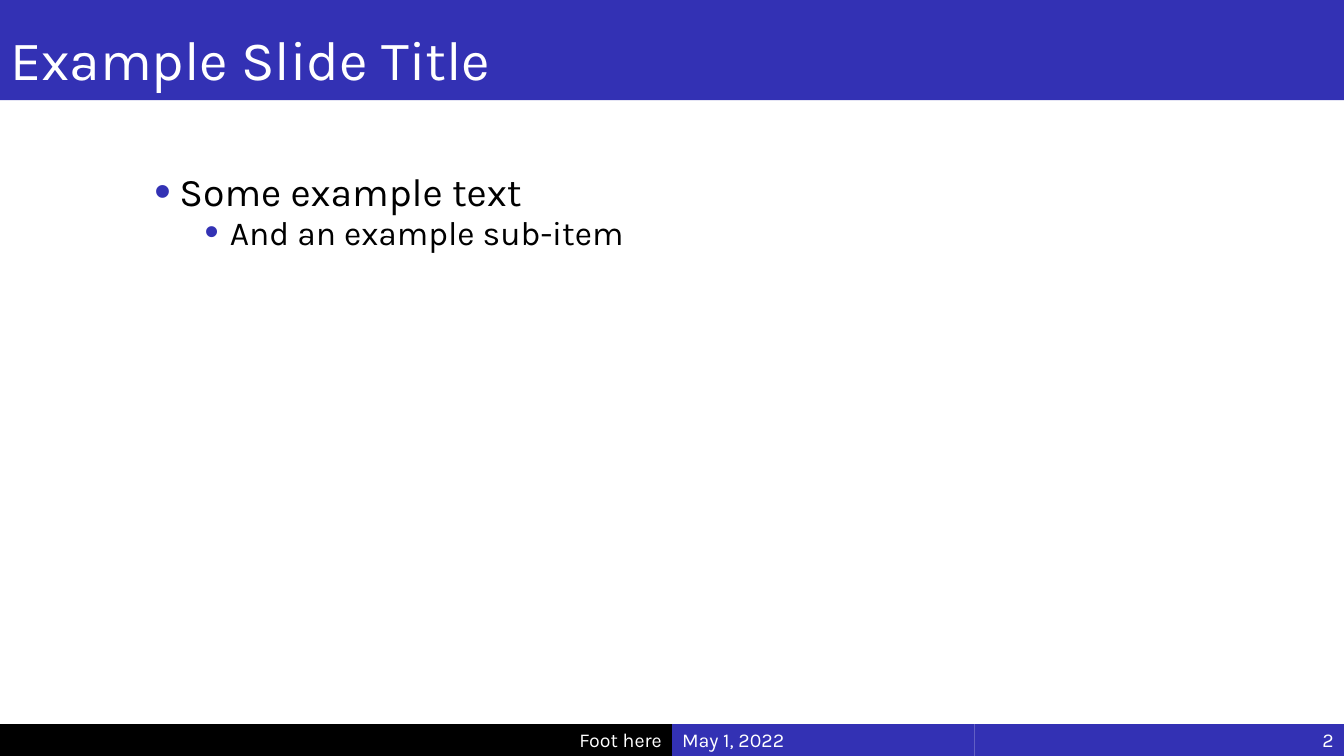
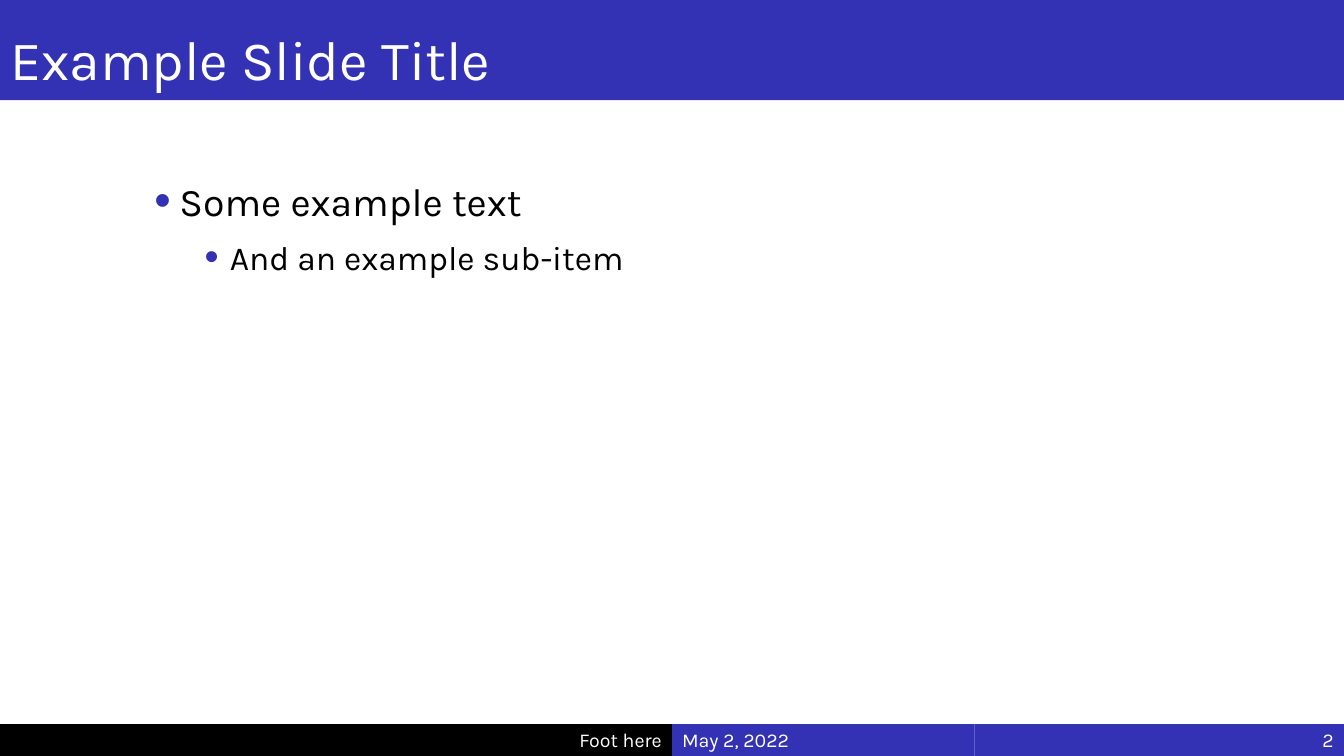
Before and after one commit to sbryngelson/Fake-Beamer, a slide deck: slide 2 of example.pptx. Drawn at 1344x756 pixels with LibreOffice and Linux fonts; fonts in the diff are those of the drawing; background and template pictures are left out. Boxes give left, top, right and bottom in pixels: in the first picture for what was removed or moved away, otherwise in the second. Text is boxed around its words. In the diff, an @@ line names an element or a change of style, - is before the commit and + after.

```diff
--- a/example.pptx
+++ b/example.pptx
@@ text "Some example text" at bbox=[179, 189, 624, 278]: line spacing 0.9 to 1.1; bullet colour #3332B4 to #3331B4; line spacing 0.7 to 1.1 @@
@@ text in rectangle at bbox=[682, 734, 789, 752]: text changed @@
-May 1, 2022
+May 2, 2022
```
Also in this commit, not shown: 4 other slides changed, 2 other files.
